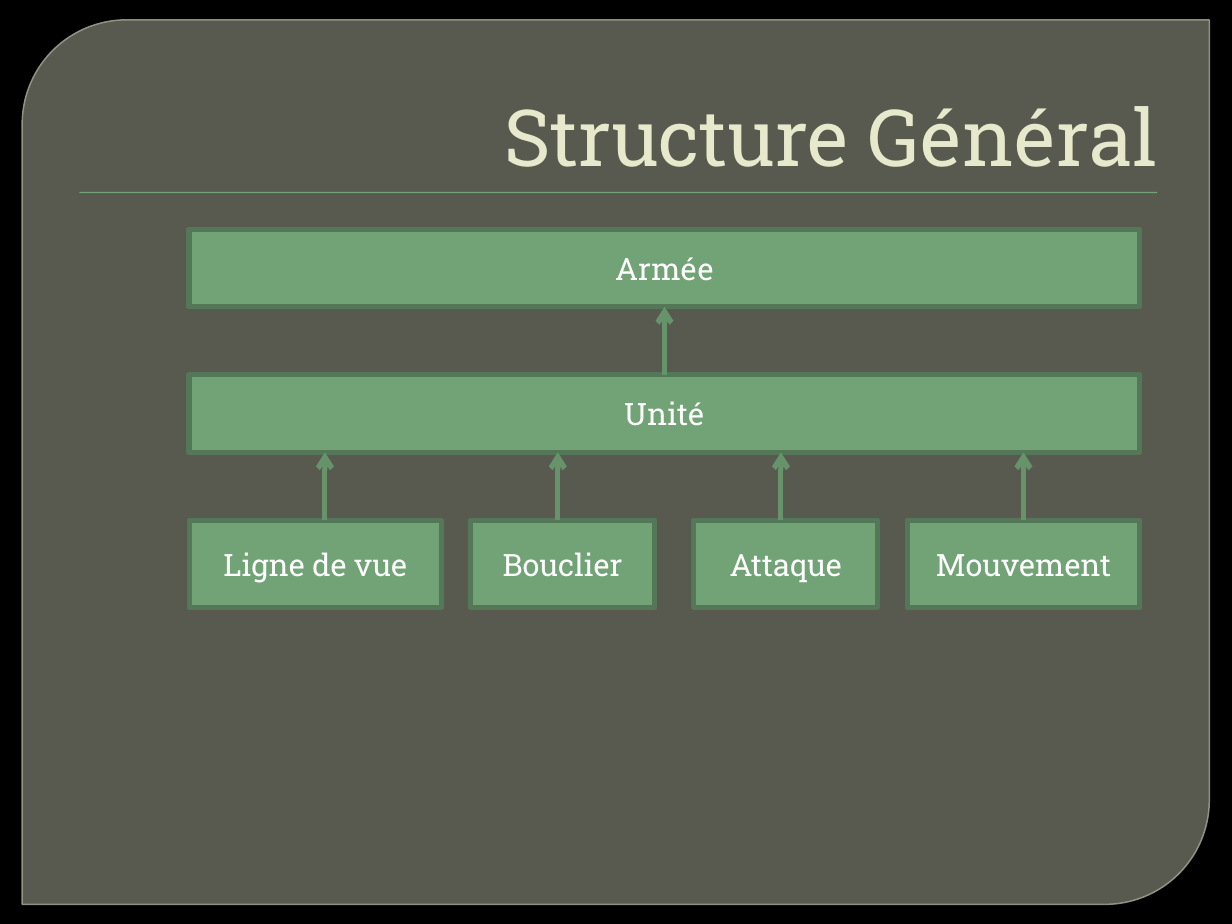
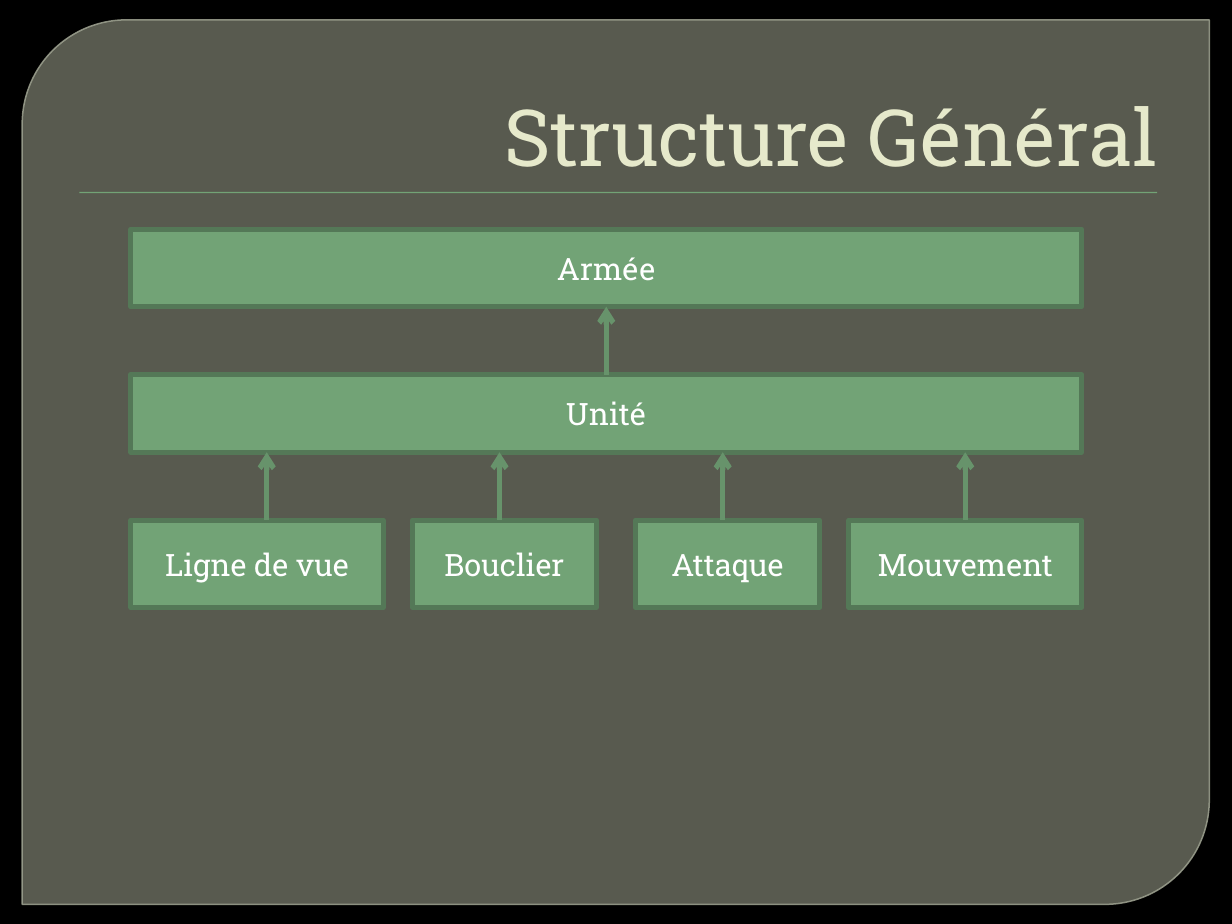
Before and after one commit to amauryESGI/4A_COLMANT_LOQUET_BATTLE_3D, a slide deck: slide 6 of Document/presentation.pptx. Drawn at 1232x924 pixels with LibreOffice and Linux fonts; fonts in the diff are those of the drawing; background and template pictures are left out. Boxes give left, top, right and bottom in pixels: in the first picture for what was removed or moved away, otherwise in the second. Text is boxed around its words. In the diff, an @@ line names an element or a change of style, - is before the commit and + after.

```diff
--- a/Document/presentation.pptx
+++ b/Document/presentation.pptx
@@ 6 rectangles, 5 arrows: place and size @@
-6 rectangles, 5 arrows at <box>190,229,1141,607</box>
+6 rectangles, 5 arrows at <box>131,229,1082,607</box>
```
Also in this commit, not shown: 4 other slides changed.
